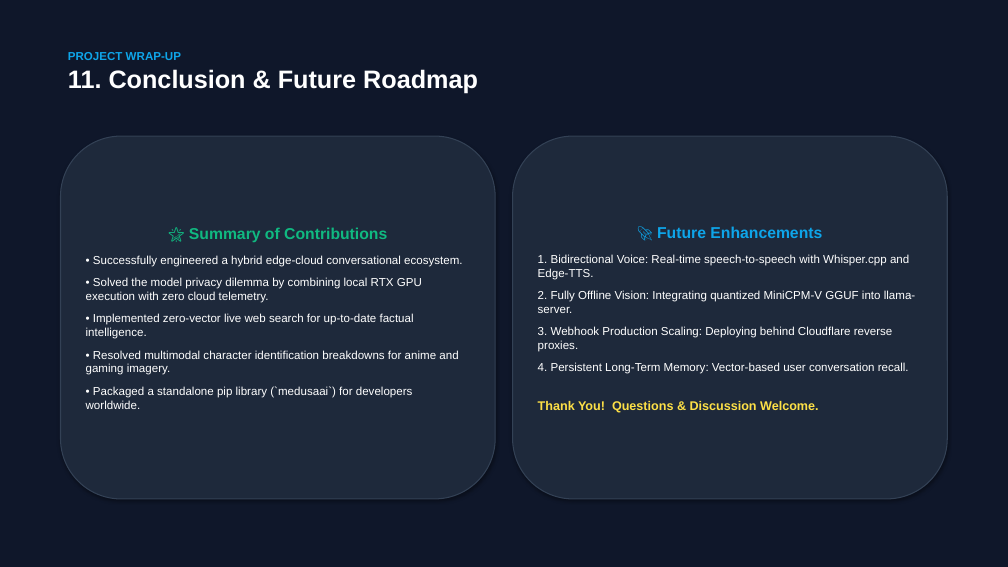
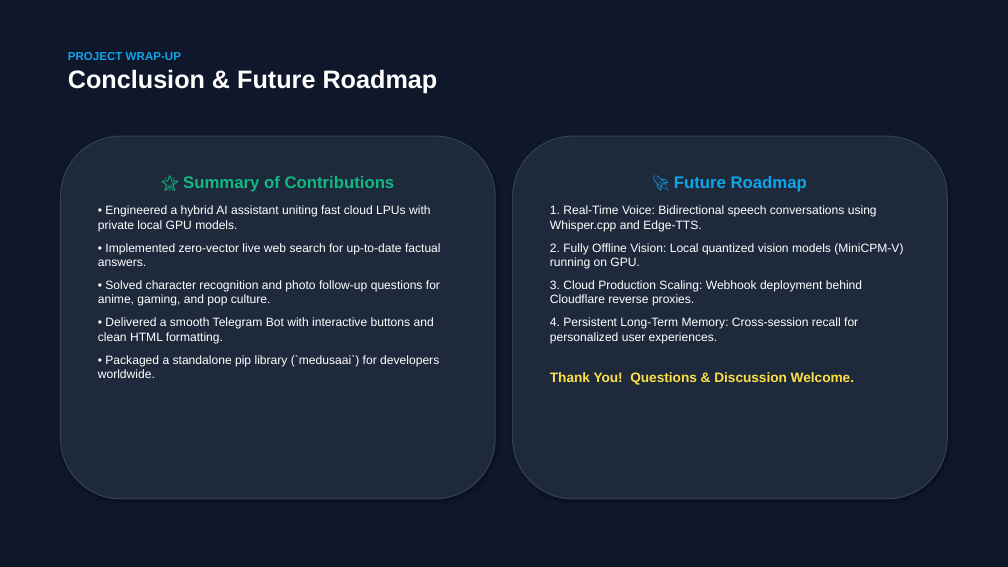
Before and after one commit to w4simg/medusa-ai, a slide deck: slide 12 of Medusa_AI_Presentation.pptx. Drawn at 1008x567 pixels with LibreOffice and Linux fonts; fonts in the diff are those of the drawing. Boxes give left, top, right and bottom in pixels: in the first picture for what was removed or moved away, otherwise in the second. Text is boxed around its words. In the diff, an @@ line names an element or a change of style, - is before the commit and + after.

Commit message:
docs(presentation): simplify 12-slide presentation and embed real screenshots

```diff
--- a/Medusa_AI_Presentation.pptx
+++ b/Medusa_AI_Presentation.pptx
@@ text at [68,69,438,93]: text changed @@
-11. Conclusion & Future Roadmap
+Conclusion & Future Roadmap
@@ rounded rectangle "🌟 Summary of Contributions" at [60,136,495,499]: vertical alignment middle to top @@
@@ rounded rectangle "🚀 Future Roadmap" at [513,136,948,499]: vertical alignment middle to top @@
@@ text in rounded rectangle at [98,176,439,378]: size 15 to 16 pt in "🌟 Summary of Contributions"; size 11 to 11.5 pt in "• Packaged a standalone pip library (`medusaai`) ..." @@
@@ text in rounded rectangle at [550,176,903,343]: text changed; size 11 to 11.5 pt @@
-🚀 Future Enhancements
-1. Bidirectional Voice: Real-time speech-to-speech with Whisper.cpp and Edge-TTS.
-2. Fully Offline Vision: Integrating quantized MiniCPM-V GGUF into llama-server.
-3. Webhook Production Scaling: Deploying behind Cloudflare reverse proxies.
-4. Persistent Long-Term Memory: Vector-based user conversation recall.
+🚀 Future Roadmap
+1. Real-Time Voice: Bidirectional speech conversations using Whisper.cpp and Edge-TTS.
+2. Fully Offline Vision: Local quantized vision models (MiniCPM-V) running on GPU.
+3. Cloud Production Scaling: Webhook deployment behind Cloudflare reverse proxies.
+4. Persistent Long-Term Memory: Cross-session recall for personalized user experiences.
@@ text in rounded rectangle at [98,205,441,343]: text changed; size 11 to 11.5 pt @@
-• Successfully engineered a hybrid edge-cloud conversational ecosystem.
-• Solved the model privacy dilemma by combining local RTX GPU execution with zero cloud telemetry.
-• Implemented zero-vector live web search for up-to-date factual intelligence.
-• Resolved multimodal character identification breakdowns for anime and gaming imagery.
+• Engineered a hybrid AI assistant uniting fast cloud LPUs with private local GPU models.
+• Implemented zero-vector live web search for up-to-date factual answers.
+• Solved character recognition and photo follow-up questions for anime, gaming, and pop culture.
+• Delivered a smooth Telegram Bot with interactive buttons and clean HTML formatting.
@@ text in rounded rectangle at [550,372,854,385]: size 12 to 13 pt in "Thank You! Questions & Discussion Welcome." @@
```
Also in this commit, not shown: 8 other slides changed, 3 slides added, 3 slides removed, 4 other files.
